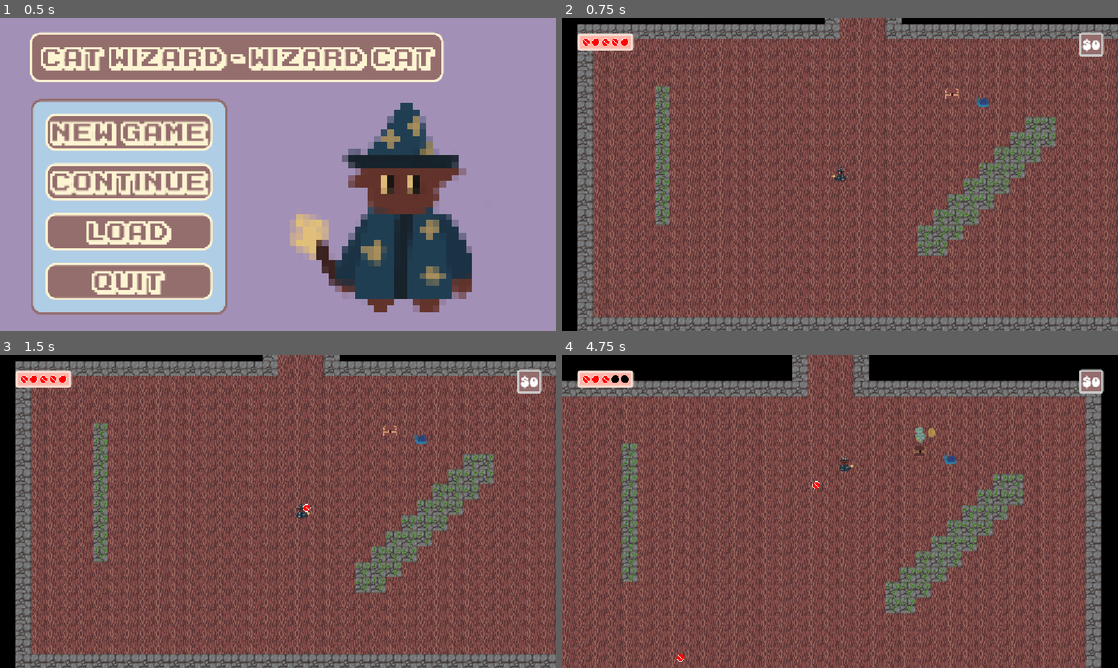
Above: before the commit, frames 1-4 (two rows, left to right).
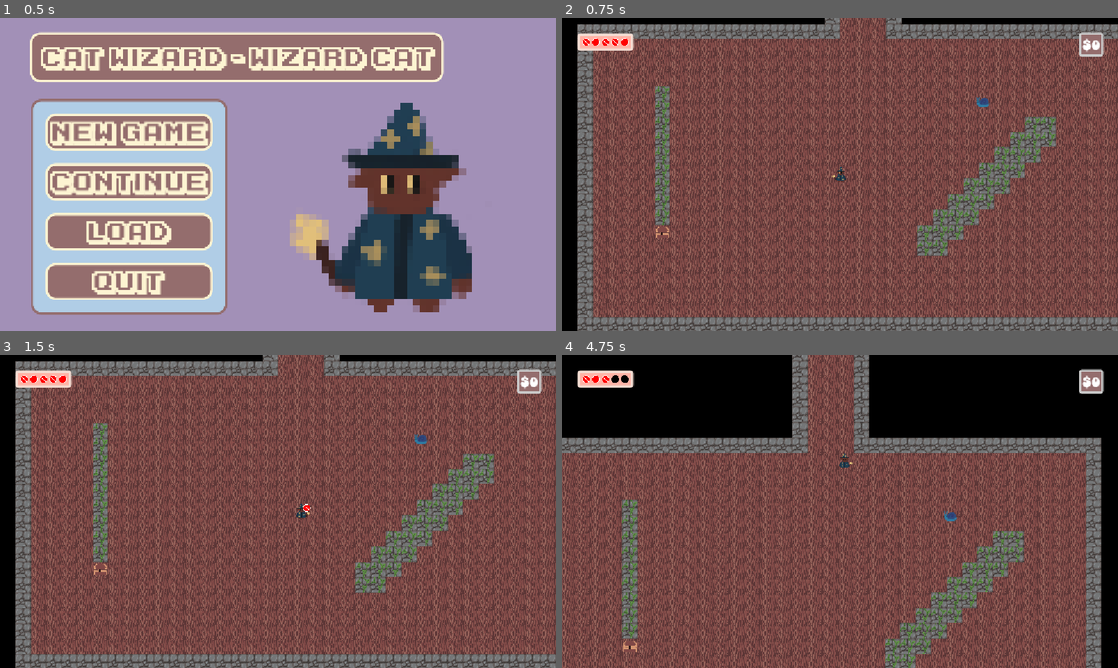
Above: after the commit, the same moments.

Repository: teganmy/wizard-cat-cat-wizard
Game: Godot game, scene res://main.tscn
Same seed, same stepped clock (60 frames per second), same inputs: the game is played once before the commit and once after it.
Inputs (mouse positions are in pixels of both pictures, inside the frame that each line leads up to):
- Up to frame 1 (0.5 s): no input
- Up to frame 2 (0.75 s): click "New Game" at 0.5 s
- Up to frame 3 (1.5 s): tap Enter (interact) at 1.25 s; move the mouse to (400, 495) at 1.27 s; hold Right (player_right) from 1.28 s (still down); tap Space (fire) at 1.35 s
- Up to frame 4 (4.75 s): move the mouse to (728, 527) at 2.02 s; release Right (player_right) at 2.03 s; hold Down (player_down) 2.03-2.78 s; tap one key every 0.75 s from 2.1 s: Enter (interact) Shift (player_dodge) Space (fire) Enter (interact); move the mouse to (895, 442) at 2.77 s; hold Right (player_right) 2.78-3.53 s; move the mouse to (812, 574) at 3.52 s; hold W (player_up) 3.53-4.28 s; move the mouse to (1006, 558) at 4.27 s; hold Left (player_left) from 4.28 s (still down)

Frame 1 is identical in both runs. In frame 2, 0.1% of the frame differs, in the area x 16-72%, y 22-71%; in frame 3, 0.1%; in frame 4, 60%, in the area x 0-97%, y 0-100%.

Commit message:
Added loot to enemies

Diff:
--- a/wizard-cat-game/chest.tscn
+++ b/wizard-cat-game/chest.tscn
@@ -55,7 +55,7 @@
 shape = SubResource("RectangleShape2D_2w8te")
 
 [node name="SpawnMarker" type="Marker2D" parent="." unique_id=960260319]
-position = Vector2(0, -21)
+position = Vector2(0, 17)
 
 [connection signal="body_entered" from="InteractionArea" to="." method="_on_interaction_area_body_entered"]
 [connection signal="body_exited" from="InteractionArea" to="." method="_on_interaction_area_body_exited"]
--- a/wizard-cat-game/enemy.gd
+++ b/wizard-cat-game/enemy.gd
@@ -49,6 +49,7 @@
 
 func _on_died() -> void:
 	died.emit()
+	$Lootable.generate_loot()
 	queue_free()
 
 
--- a/wizard-cat-game/enemy.tscn
+++ b/wizard-cat-game/enemy.tscn
@@ -6,12 +6,28 @@
 [ext_resource type="Script" uid="uid://c88tvlaqfqme2" path="res://components/hurtbox.gd" id="3_iifgy"]
 [ext_resource type="Script" uid="uid://ds8lqx0juuem6" path="res://components/area_shooter.gd" id="5_epg4t"]
 [ext_resource type="PackedScene" uid="uid://dnd73vpkeno0f" path="res://enemy_area_bullet.tscn" id="6_3yqyl"]
+[ext_resource type="Script" uid="uid://c4u3dpkcjwe7p" path="res://loot/lootable.gd" id="7_dxifv"]
+[ext_resource type="Script" uid="uid://drq0y0x2llhhg" path="res://loot/weighted_loot.gd" id="8_pwjut"]
+[ext_resource type="Resource" uid="uid://bysyxfwpc5ro3" path="res://loot/loot_types/coin.tres" id="9_n0g06"]
+[ext_resource type="Resource" uid="uid://ld6uwxcbxknh" path="res://loot/loot_types/gem.tres" id="10_ar8e5"]
 
 [sub_resource type="CircleShape2D" id="CircleShape2D_4gyqm"]
 radius = 14.0
 
 [sub_resource type="CircleShape2D" id="CircleShape2D_7gw0c"]
 radius = 14.0
+
+[sub_resource type="Resource" id="Resource_gpvk7"]
+script = ExtResource("8_pwjut")
+type = ExtResource("9_n0g06")
+weight = 0.9
+metadata/_custom_type_script = "uid://drq0y0x2llhhg"
+
+[sub_resource type="Resource" id="Resource_2w8te"]
+script = ExtResource("8_pwjut")
+type = ExtResource("10_ar8e5")
+weight = 0.1
+metadata/_custom_type_script = "uid://drq0y0x2llhhg"
 
 [node name="enemy" type="CharacterBody2D" unique_id=570259976 node_paths=PackedStringArray("health", "shooter")]
 collision_layer = 4
@@ -46,3 +62,9 @@
 script = ExtResource("5_epg4t")
 bullet = ExtResource("6_3yqyl")
 metadata/_custom_type_script = "uid://ds8lqx0juuem6"
+
+[node name="Lootable" type="Node2D" parent="." unique_id=581927806]
+script = ExtResource("7_dxifv")
+loot_table = Array[ExtResource("8_pwjut")]([SubResource("Resource_gpvk7"), SubResource("Resource_2w8te")])
+amount = 3
+metadata/_custom_type_script = "uid://c4u3dpkcjwe7p"
--- a/wizard-cat-game/levels/level.gd
+++ b/wizard-cat-game/levels/level.gd
@@ -20,6 +20,7 @@
 func respawn_player() -> void:
 	player.position = spawn_point.position
 	player.health.heal_to_full()
+	PlayerState.set_currency(0)
 
 func spawn_enemy() -> void:
 	var spawn: Node2D = enemy_spawns.get_children().pick_random()
--- a/wizard-cat-game/levels/level_1.tscn
+++ b/wizard-cat-game/levels/level_1.tscn
@@ -22,7 +22,7 @@
 position = Vector2(544, 312)
 
 [node name="Chest" parent="." unique_id=1010634097 instance=ExtResource("6_btoec")]
-position = Vector2(776, 144)
+position = Vector2(176, 432)
 
 [node name="HUDLayer" type="CanvasLayer" parent="." unique_id=865870252]
 
